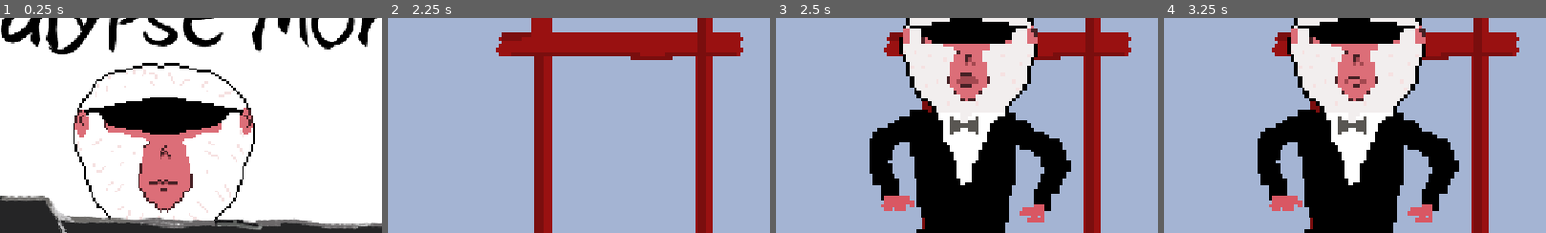
Above: before the commit, frames 1-4 (left to right).
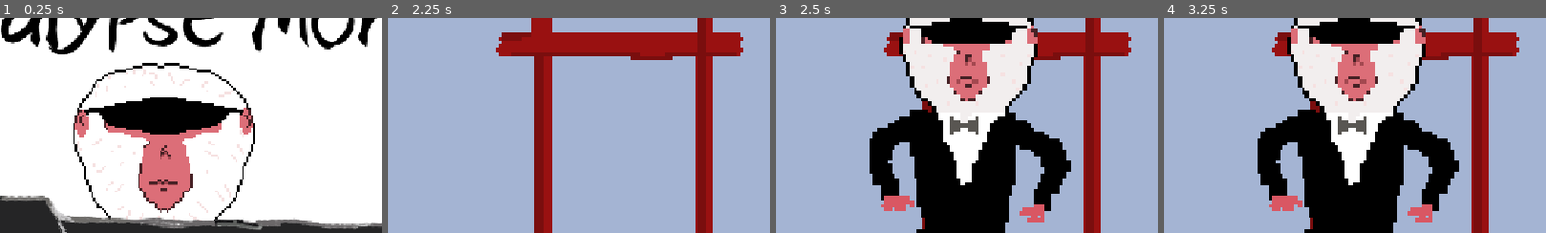
Above: after the commit, the same moments.

Repository: sDANTOSO/apocalypse-monkey
Game: Godot game, scene res://Scenes/main_menu.tscn
Same seed, same stepped clock (60 frames per second), same inputs: the game is played once before the commit and once after it.
Inputs (mouse positions are % of the whole screen's width and height, from its top left):
- Up to frame 1 (0.25 s): no input
- Up to frame 2 (2.25 s): click (49, 73) at 0.5 s; tap Enter at 1.25 s; move the mouse to (72, 45) at 1.27 s; press the mouse at (72, 45) at 1.28 s; hold D (right) from 1.28 s (still down); tap Space (jump) at 1.52 s; move the mouse to (30, 55) at 2.02 s; release the mouse at (30, 55) at 2.03 s; click (30, 55) at 2.1 s
- Up to frame 3 (2.5 s): keep holding D (right); tap Space (jump) at 2.27 s
- Up to frame 4 (3.25 s): move the mouse to (60, 28) at 2.77 s; release D (right) at 2.78 s; press the mouse at (60, 28) at 2.78 s; hold A (left) from 2.78 s (still down); tap Alt at 2.85 s
The pictures show only the part of the screen within x 29-79%, y 15-65%; the shares and areas given below are measured in that part.

Frames 1-2 are identical in both runs. In frame 3, 0.2% of the frame differs, in the area x 48-53%, y 25-33%; in frame 4, nothing differs.

Commit message:
added trainstation bg

Diff:
--- a/apocalypse-monkeyy/Recourses/Story/second_scene.json
+++ b/apocalypse-monkeyy/Recourses/Story/second_scene.json
@@ -5,7 +5,7 @@
 	{"speaker": "Narrarator", "text": "You found it online. But nowadays you can't trust anyone on the internet"},
 	{"speaker": "Narrarator", "text": "So you will have to be careful"},
 	{"speaker": "Narrarator", "text": "You walk up the stairs to the warehouse"},
-	{"speaker": "Sato", "text": "The message said to meet them at 5AM. "},
+	{"speaker": "Sato", "text": "The message said to meet them at 5AM. ", "expression": "confident"},
 	{"speaker": "Sato", "text": "And its 5:01AM..."},
 	{"speaker": "Sato", "text": "Hello!?"},
 	{"speaker": "Minato", "text": "Hello.."},
--- a/apocalypse-monkeyy/Scenes/character.tscn
+++ b/apocalypse-monkeyy/Scenes/character.tscn
@@ -1,7 +1,7 @@
 [gd_scene format=3 uid="uid://bu6bsjsc50w4d"]
 
 [ext_resource type="Script" uid="uid://lxb3ciw7gsjb" path="res://Scripts/character.gd" id="1_ushfy"]
-[ext_resource type="SpriteFrames" uid="uid://c1rb6jc6vs3rc" path="res://Sprite Frames/narrarator.tres" id="2_ushfy"]
+[ext_resource type="SpriteFrames" uid="uid://dnf022gp8hbeg" path="res://Sprite Frames/apocolypseMonkeyFrames.tres" id="2_ushfy"]
 
 [node name="Character" type="Node2D" unique_id=796381982]
 script = ExtResource("1_ushfy")
--- a/apocalypse-monkeyy/Scripts/node_2d.gd
+++ b/apocalypse-monkeyy/Scripts/node_2d.gd
@@ -61,6 +61,10 @@
 	elif line.has("speaker"):
 		current_speaker = line["speaker"]
 		dialog_ui.set_line(line["speaker"], line["text"])
+	else:
+		dialog_index += 1
+		process_current_line()
+		return
 
 
 func get_anchor_position(anchor:String):
Binary file added: apocalypse-monkeyy/Assets-misc/Backgrounds/train_station.png
Not shown, changed: apocalypse-monkeyy/.DS_Store
Not shown, changed: apocalypse-monkeyy/Assets-misc/.DS_Store
